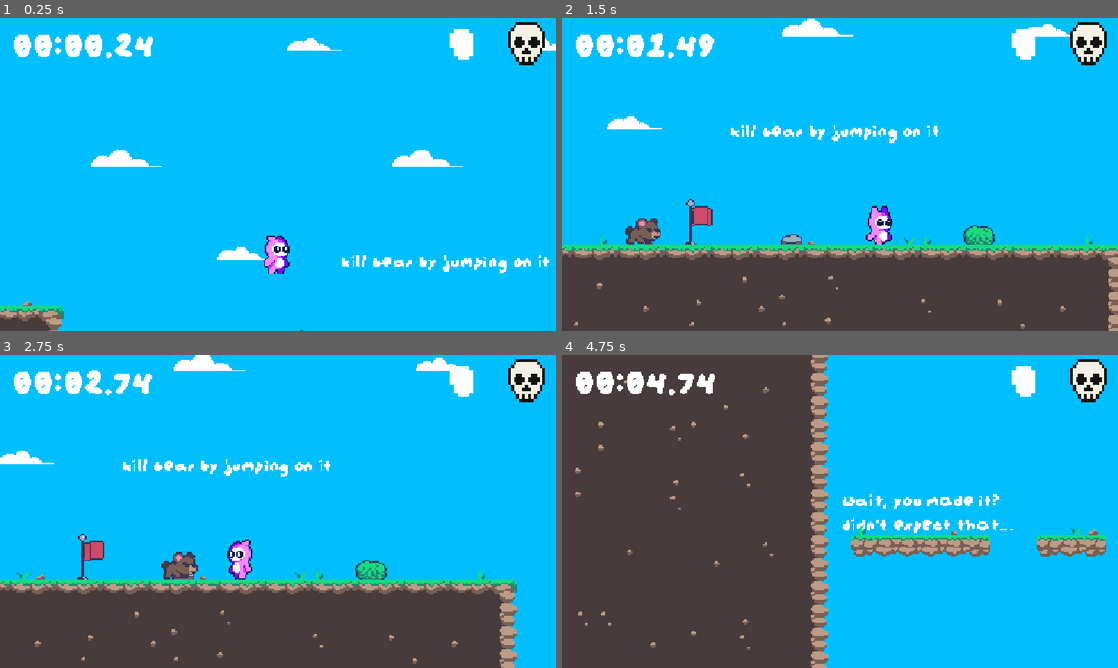
Above: before the commit, frames 1-4 (two rows, left to right).
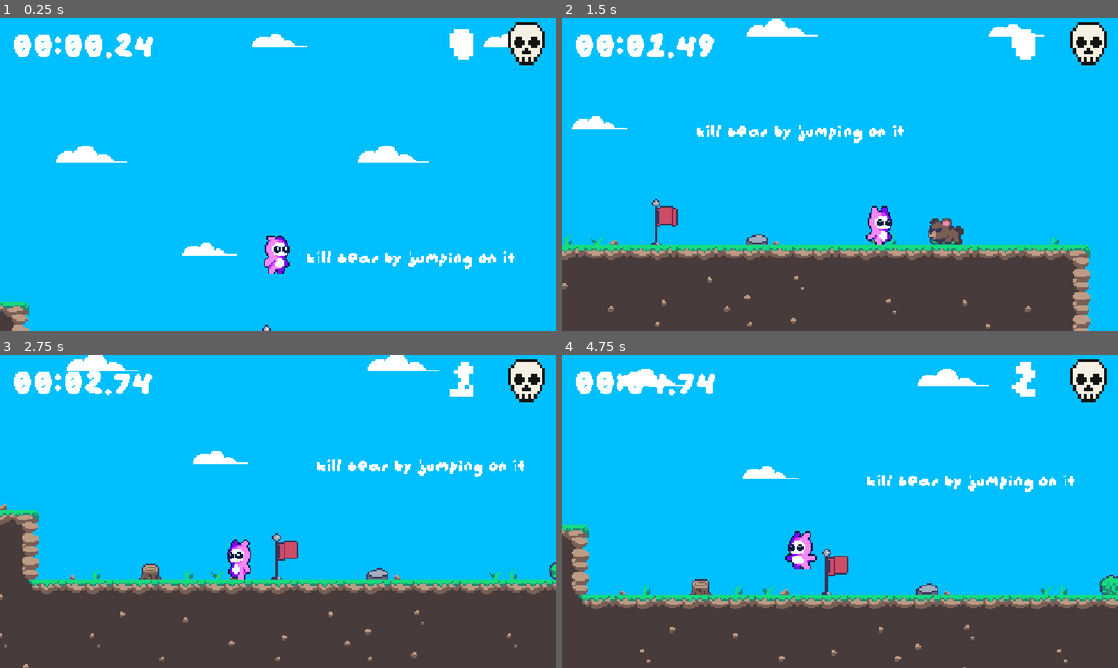
Above: after the commit, the same moments.

Repository: kocio07/Brackeys-game-jam
Game: Godot game, scene res://sceny/main.tscn
Two runs of this game, one before a commit and one after it. Both use one fixed random seed, a clock stepped at 60 frames per second and the inputs below. This scene is started directly instead of the project's main scene.
Inputs:
- Up to frame 1 (0.25 s): no input
- Up to frame 2 (1.5 s): hold D (right) from 0.53 s (still down); tap X (start) at 0.6, 1.35 s; tap Space (jump) at 0.77 s
- Up to frame 3 (2.75 s): tap Space (jump) at 1.52 s; release D (right) at 2.03 s; hold A (left) from 2.03 s (still down); tap X (start) at 2.1 s
- Up to frame 4 (4.75 s): release A (left) at 2.78 s; hold D (right) 2.78-4.28 s; tap X (start) at 2.85, 3.6, 4.35 s; tap Space (jump) at 3.02, 3.77, 4.52 s; hold A (left) from 4.28 s (still down)

The runs differ from the first frame. In frame 1, 3.9% of the frame differs, in the area x 0-100%, y 5-100%; in frame 2, 8.3%; in frame 3, 11%; in frame 4, 55%, in the area x 0-100%, y 0-100%.

Commit message:
smol changes such as z index itp.

Diff:
--- a/nowy-projekt-gry/sceny/main.tscn
+++ b/nowy-projekt-gry/sceny/main.tscn
@@ -744,7 +744,7 @@
 tile_set = SubResource("TileSet_4vuit")
 
 [node name="Gracz" parent="." unique_id=724449849 instance=ExtResource("8_oxnlj")]
-position = Vector2(-12, -88)
+position = Vector2(12, -85)
 
 [node name="CanvasLayer" type="CanvasLayer" parent="Gracz" unique_id=182137539]
 
@@ -797,7 +797,7 @@
 position = Vector2(10, 16)
 
 [node name="wrog 1" parent="." unique_id=1323484641 instance=ExtResource("10_7e6us")]
-position = Vector2(-152, -13)
+position = Vector2(263, -55)
 rotation = -0.0015106201
 collision_layer = 1
 collision_mask = 1
@@ -843,6 +843,7 @@
 frame_progress = 0.55471605
 
 [node name="Checkpoint2" parent="." unique_id=1548016727 instance=ExtResource("9_7e6us")]
+z_index = -1
 position = Vector2(1719, 192)
 
 [node name="StaticBody2D" parent="." unique_id=230145025 instance=ExtResource("23_mny4e")]
@@ -854,6 +855,16 @@
 collision_layer = 1
 collision_mask = 1
 
+[node name="TreeTrunk" type="Sprite2D" parent="." unique_id=957336644]
+z_index = -1
+position = Vector2(-83, 24)
+texture = ExtResource("22_mny4e")
+
+[node name="Rock" type="Sprite2D" parent="." unique_id=1131826925]
+z_index = -1
+position = Vector2(377, 24)
+texture = ExtResource("14_ghpb7")
+
 [connection signal="body_entered" from="wrog 2/text" to="Gracz" method="_on_text_body_entered"]
 [connection signal="body_entered" from="wrog 2/text" to="wrog 2" method="_on_text_body_entered"]
 
--- a/nowy-projekt-gry/sceny/rickroll.tscn
+++ b/nowy-projekt-gry/sceny/rickroll.tscn
@@ -44,10 +44,18 @@
 grow_vertical = 2
 
 [node name="VideoStreamPlayer" type="VideoStreamPlayer" parent="." unique_id=615292278]
-layout_mode = 0
-offset_left = 2.0
-offset_right = 856.0
-offset_bottom = 480.0
+layout_mode = 1
+anchors_preset = 8
+anchor_left = 0.5
+anchor_top = 0.5
+anchor_right = 0.5
+anchor_bottom = 0.5
+offset_left = -427.0
+offset_top = -240.0
+offset_right = 427.0
+offset_bottom = 240.0
+grow_horizontal = 2
+grow_vertical = 2
 stream = ExtResource("1_qtg40")
 autoplay = true
 script = ExtResource("2_amkgf")
